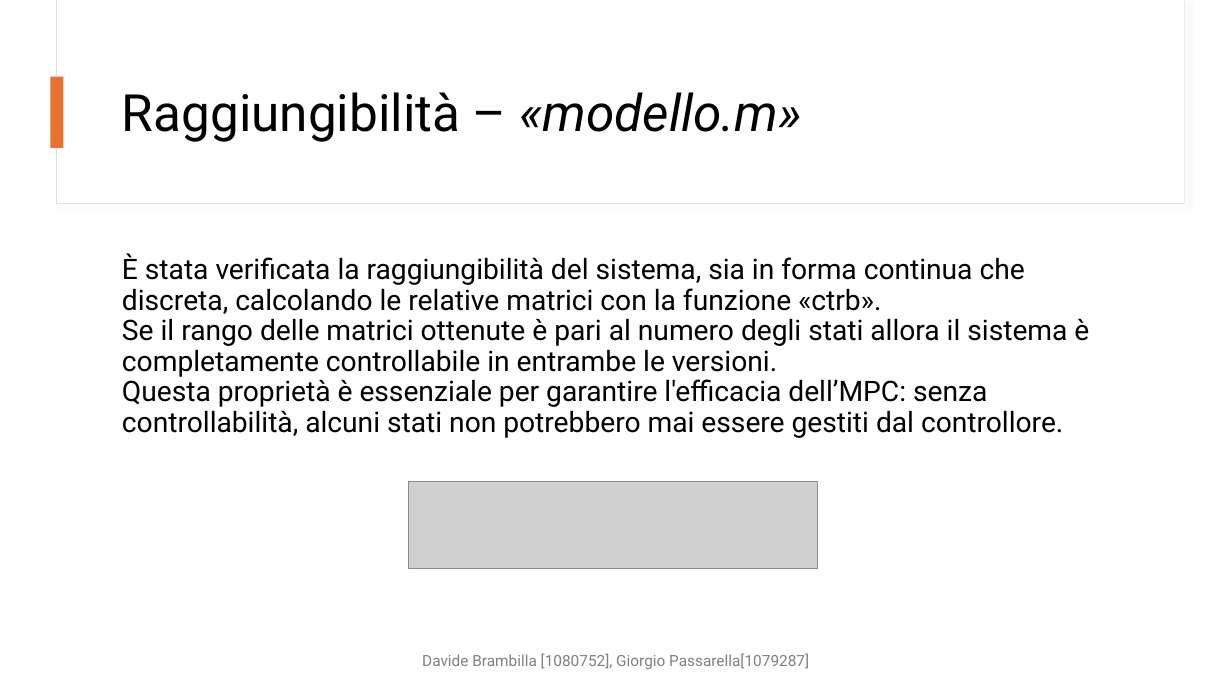
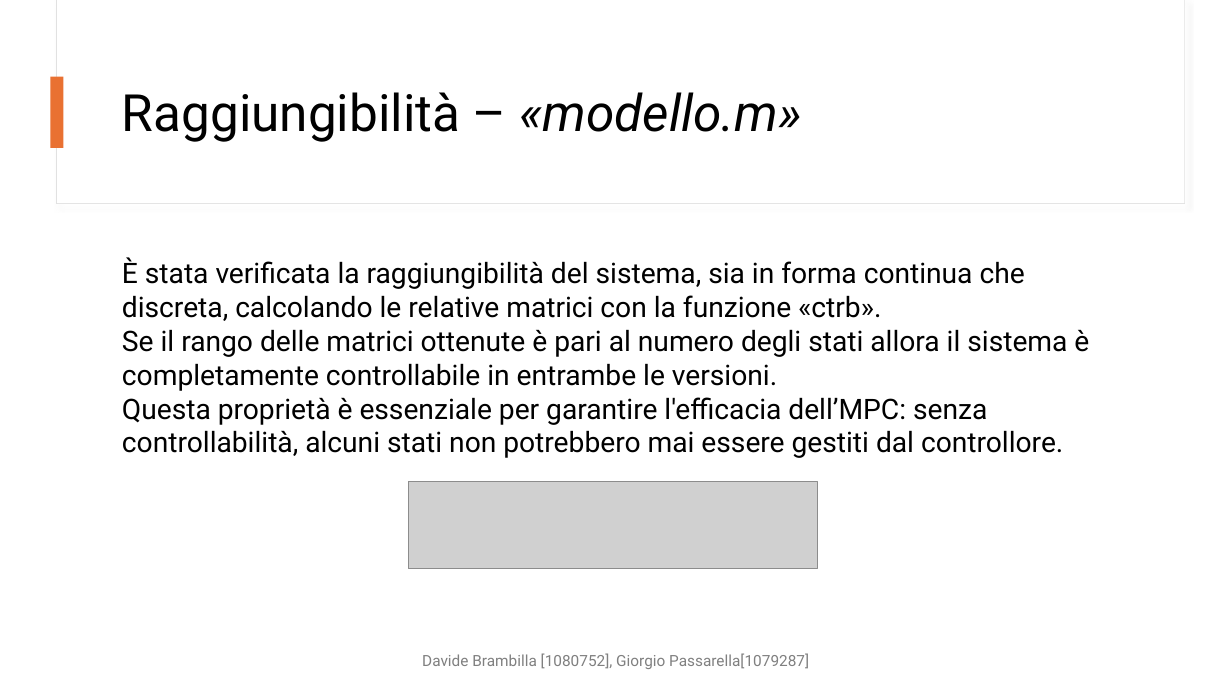
Before and after one commit to DavideBrambilla98/interconnectedTanksMPC, a slide deck: slide 10 of cam.pptx. Drawn at 1232x693 pixels with LibreOffice and Linux fonts; fonts in the diff are those of the drawing; grey boxes stand for pictures. Boxes give left, top, right and bottom in pixels: in the first picture for what was removed or moved away, otherwise in the second. Text is boxed around its words. In the diff, an @@ line names an element or a change of style, - is before the commit and + after.

```diff
--- a/cam.pptx
+++ b/cam.pptx
@@ text "È stata verificata la raggiungibilità ..." at (122,257,1089,458): line spacing 0.9 to 1 @@
```
Also in this commit, not shown: 7 other slides changed, 1 other file.
